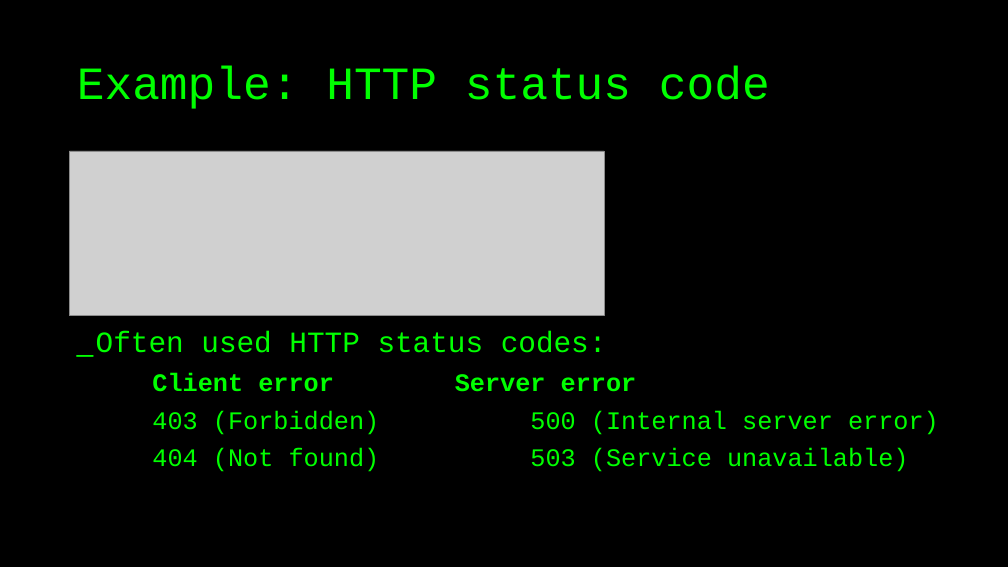
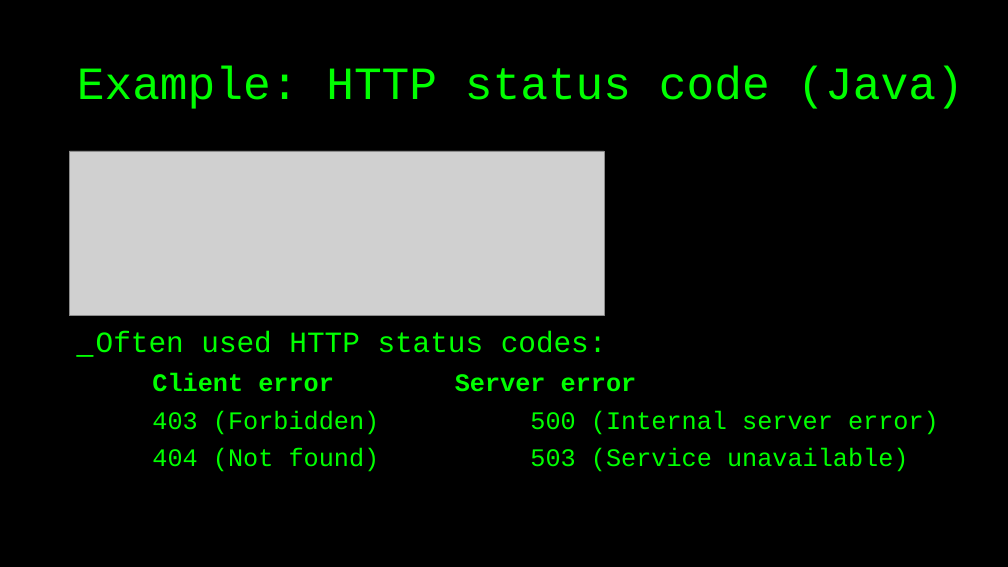
Before and after one commit to basdijkstra/wiremock-workshop, a slide deck: slide 31 of wiremock_workshop.pptx (slide 30 before the commit). Drawn at 1008x567 pixels with LibreOffice and Linux fonts; fonts in the diff are those of the drawing; grey boxes stand for pictures. Boxes give left, top, right and bottom in pixels: in the first picture for what was removed or moved away, otherwise in the second. Text is boxed around its words. In the diff, an @@ line names an element or a change of style, - is before the commit and + after.

```diff
--- a/wiremock_workshop.pptx
+++ b/wiremock_workshop.pptx
@@ title at (77,67,963,109): text changed @@
-Example: HTTP status code
+Example: HTTP status code (Java)
```
Also in this commit, not shown: 15 other slides changed, 10 slides added, 7 slides removed, 24 other files.
